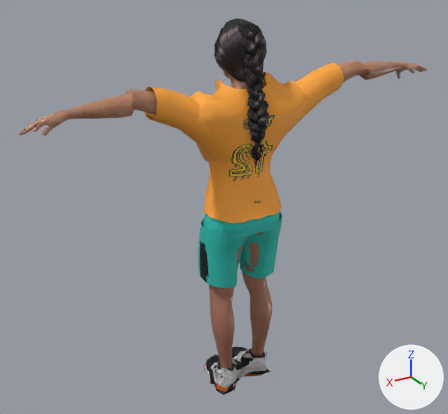
Two versions of the glTF model FEL-full-app/public/models/rivals/yara.glb, one commit apart.
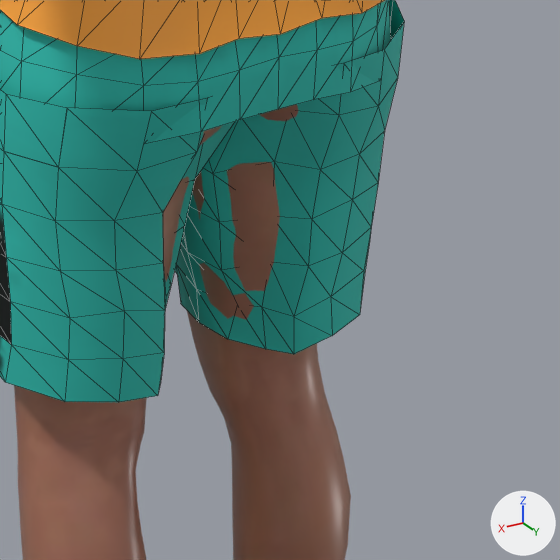
Old and new are each drawn whole from a camera (50 mm lens) standing at (1.411, 2.165, 2.059) and looking at (0.054, -0.097, 0.928) and again close up on the part from 46% to 70% of the width and 51% to 77% of the height. Every picture has the same lights, and +X, +Y and +Z are marked at lower right. The older version's two pictures come first. The close-ups show mesh edges as thin lines. Where no turn or scale is listed for an object, it has been applied to the vertices. Vertices at exactly the same position are counted once.

Names of what the first close-up shows: 'Body', 'Kit_shorts_shorts_baggy', 'Kit_tops_top_jersey'.
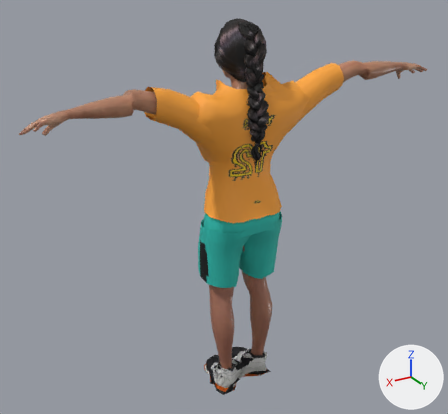
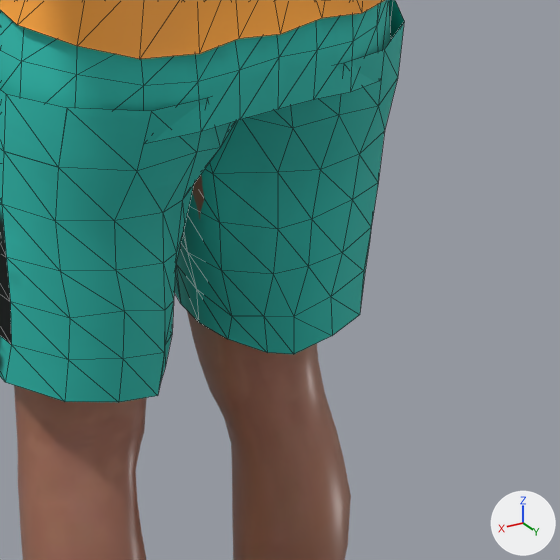
Patch to the scene script:
```diff
--- a/FEL-full-app/public/models/rivals/yara.glb.py
+++ b/FEL-full-app/public/models/rivals/yara.glb.py
@@ me_cargo_pants @@
 # used by ob_kit_shorts_shorts_baggy; location = (0.0, 0.0, 0.0)
-me_cargo_pants.from_pydata(...)  # 319 vertices, 528 faces; spans x -0.199..0.203, y -0.166..0.113, z 0.576..1.067
+me_cargo_pants.from_pydata(...)  # 319 vertices, 528 faces; spans x -0.199..0.203, y -0.166..0.113, z 0.575..1.067
+# me_cargo_pants part 1: 27 of 319 vertices moved; they spanned x -0.06..0.078, y -0.138..0.071, z 0.576..0.844 and now span x -0.058..0.075, y -0.141..0.087, z 0.575..0.834; mean shift (0.0, -0.002, -0.002); largest move (0.078, -0.106, 0.583) -> (0.066, -0.13, 0.578)
 me_cargo_pants.materials.append(mat_shorts_shorts_baggy)
```

Boxes [x1, y1, x2, y2] around the edits, measured in the close-ups (560 x 560 px; the box of a moved part takes in the faces that stretch with it):
part 1 of me_cargo_pants, moved or reshaped
    before: [163, 97, 338, 354]
    after: [161, 97, 338, 379]
